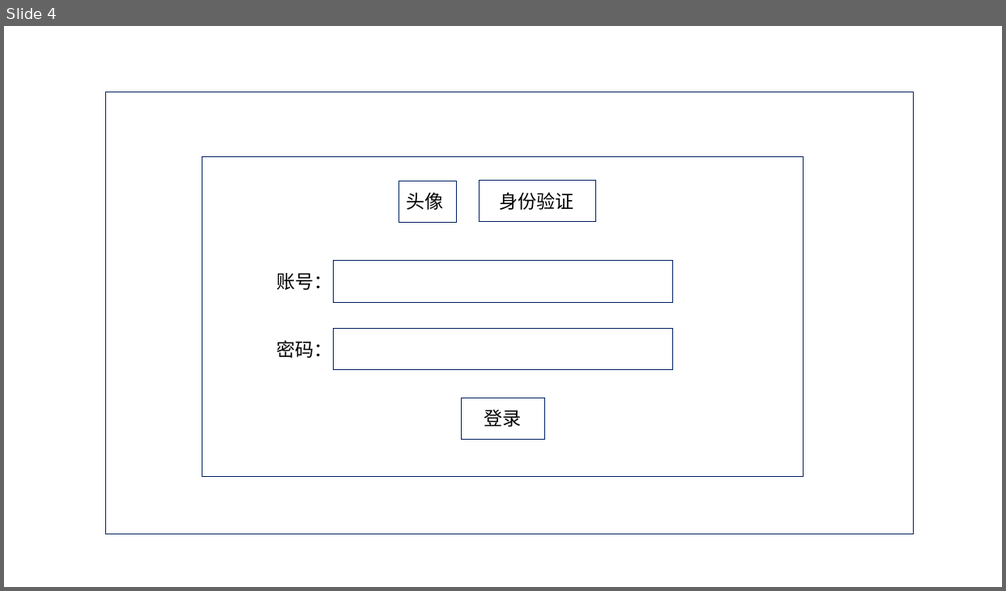
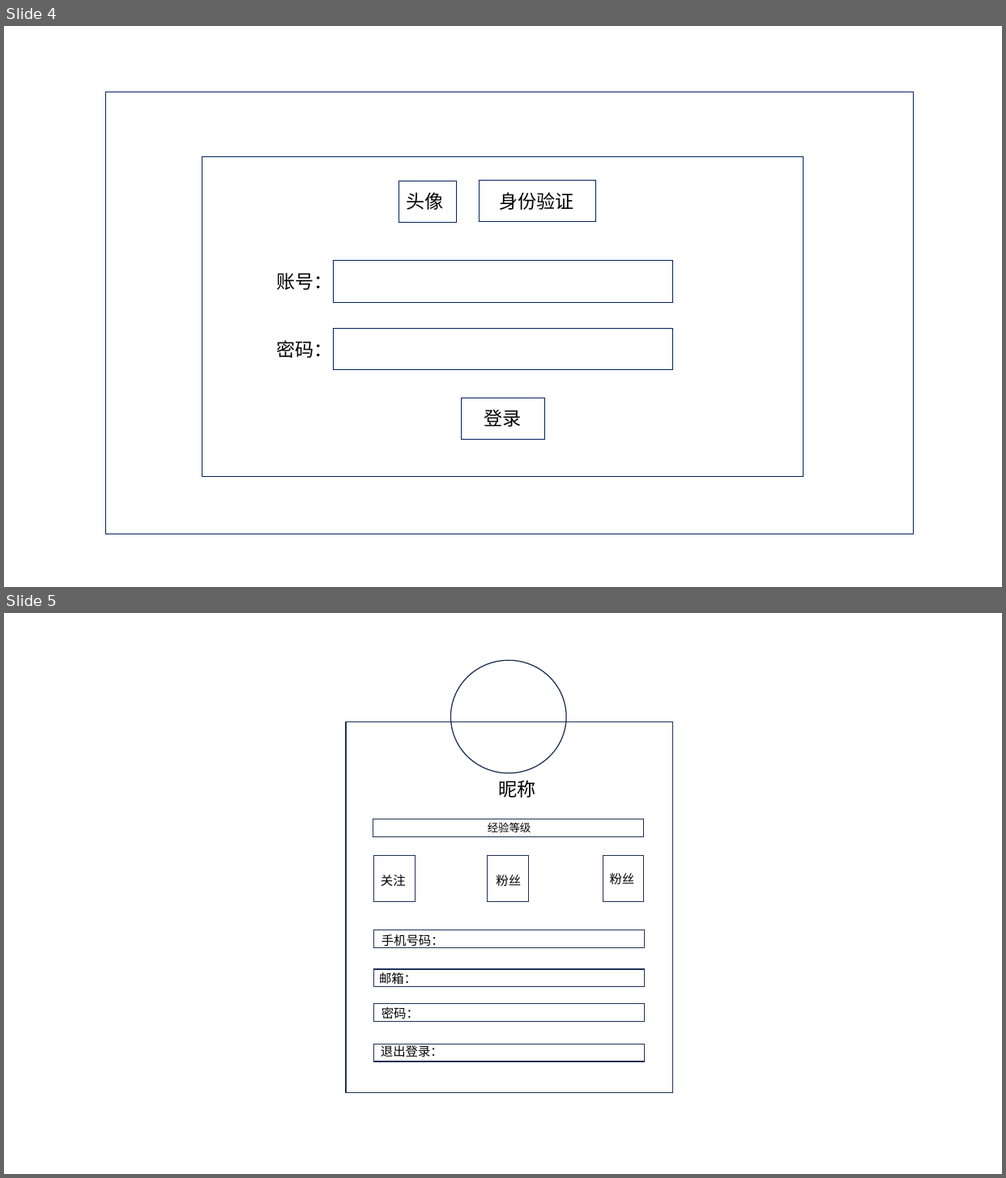
Before and after one commit to Eternal-embers/UniShare, a slide deck: 设计/网页设计.pptx. Shown one above the other, each under a label of ours: slide 4 before the commit, slides 4 and 5 after it. The pictures are 1006x591 and 1006x1178 pixels, drawn with LibreOffice and Linux fonts; fonts in the diff are those of the drawing. Boxes give left, top, right and bottom in pixels: in the first picture for what was removed or moved away, otherwise in the second. Text is boxed around its words. In the diff, an @@ line names an element or a change of style, - is before the commit and + after.

```diff
--- a/设计/网页设计.pptx
+++ b/设计/网页设计.pptx
@@ slide 5 added at [4, 613, 1002, 1174], background #FFFFFF @@
@@ ellipse added at [451, 660, 566, 773], outline #1E3256 1 pt @@
@@ rectangle added at [346, 722, 673, 1093], outline #1E3256 1 pt @@
@@ text added at [499, 780, 536, 798], 18 pt, text #000000 @@
+昵称
@@ rectangle added at [373, 819, 643, 837], outline #1E3256 1 pt @@
@@ text added at [488, 822, 531, 833], 10.5 pt, text #000000 @@
+经验等级
@@ rectangle added at [374, 856, 415, 902], outline #1E3256 1 pt @@
@@ text added at [381, 875, 406, 886], 12 pt, text #000000 @@
+关注
@@ rectangle added at [488, 856, 529, 902], outline #1E3256 1 pt @@
@@ text added at [496, 875, 521, 886], 12 pt, text #000000 @@
+粉丝
@@ rectangle added at [603, 856, 644, 902], outline #1E3256 1 pt @@
@@ text added at [610, 873, 635, 884], 12 pt, text #000000 @@
+粉丝
@@ rectangle added at [374, 931, 644, 948], outline #1E3256 1 pt @@
@@ text added at [381, 935, 444, 948], 12 pt, text #000000 @@
+手机号码：
@@ rectangle added at [374, 969, 644, 987], outline #1E3256 1 pt @@
@@ text added at [379, 973, 416, 987], 12 pt, text #000000 @@
+邮箱：
@@ rectangle added at [374, 1003, 644, 1022], outline #1E3256 1 pt @@
@@ text added at [381, 1007, 419, 1019], 12 pt, text #000000 @@
+密码：
@@ rectangle added at [374, 1044, 644, 1063], outline #1E3256 1 pt @@
@@ text added at [381, 1044, 443, 1058], 12 pt, text #000000 @@
+退出登录：
```
Also in this commit, not shown: 2 other files.
